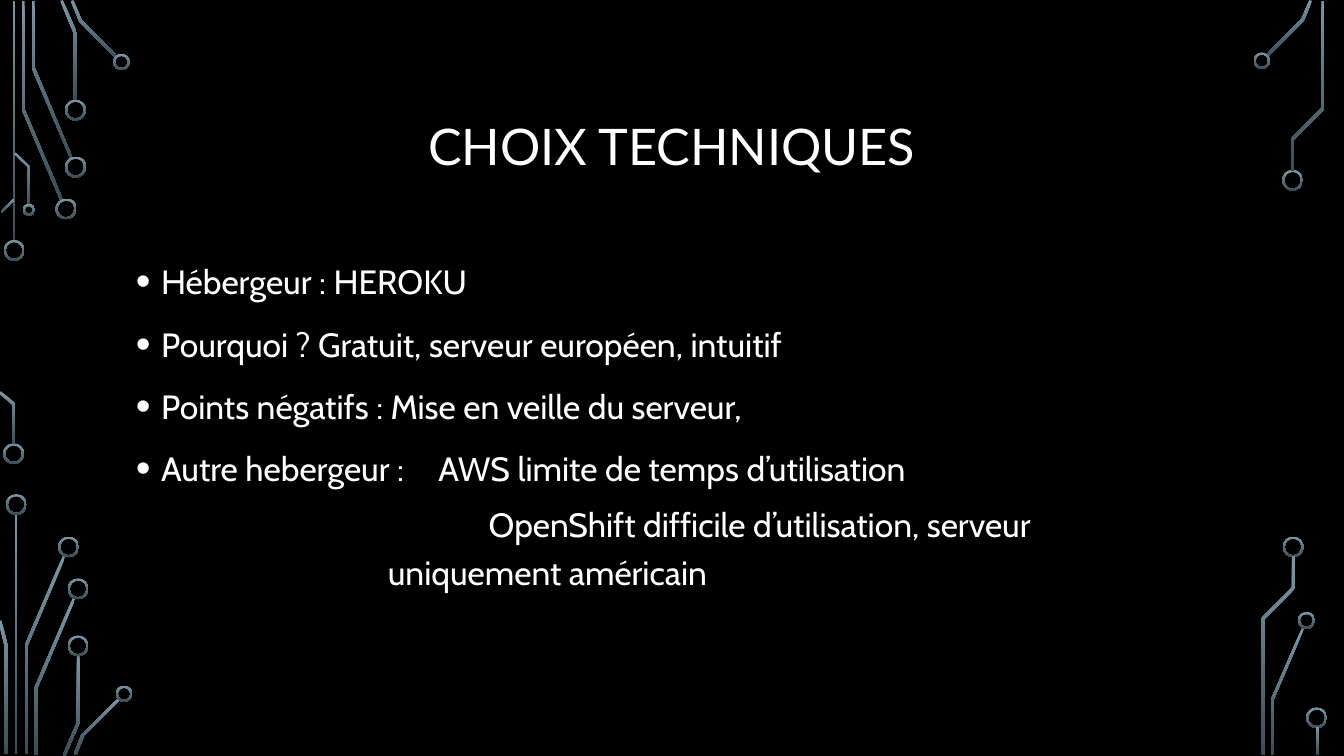
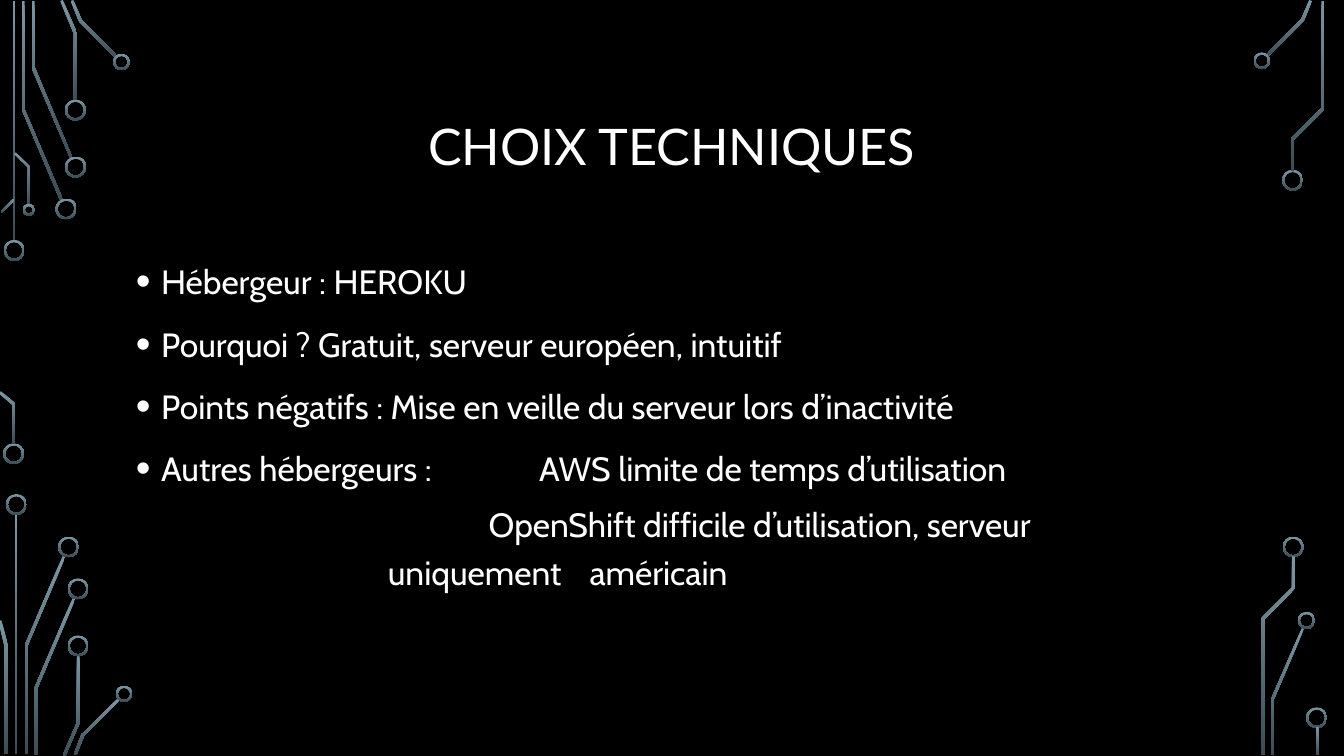
Before and after one commit to NicolasDouvrin/Projet100H, a slide deck: slide 5 of Oral projet100h.pptx. Drawn at 1344x756 pixels with LibreOffice and Linux fonts; fonts in the diff are those of the drawing; background and template pictures are left out. Boxes give left, top, right and bottom in pixels: in the first picture for what was removed or moved away, otherwise in the second. Text is boxed around its words. In the diff, an @@ line names an element or a change of style, - is before the commit and + after.

```diff
--- a/Oral projet100h.pptx
+++ b/Oral projet100h.pptx
@@ text at <box>161,393,1006,489</box>: text changed @@
-• Points négatifs : Mise en veille du serveur,
-• Autre hebergeur : AWS limite de temps d’utilisation
+• Points négatifs : Mise en veille du serveur lors d’inactivité
+• Autres hébergeurs : AWS limite de temps d’utilisation
```
Also in this commit, not shown: 3 other slides changed, 2 slides added, 1 slide removed.
